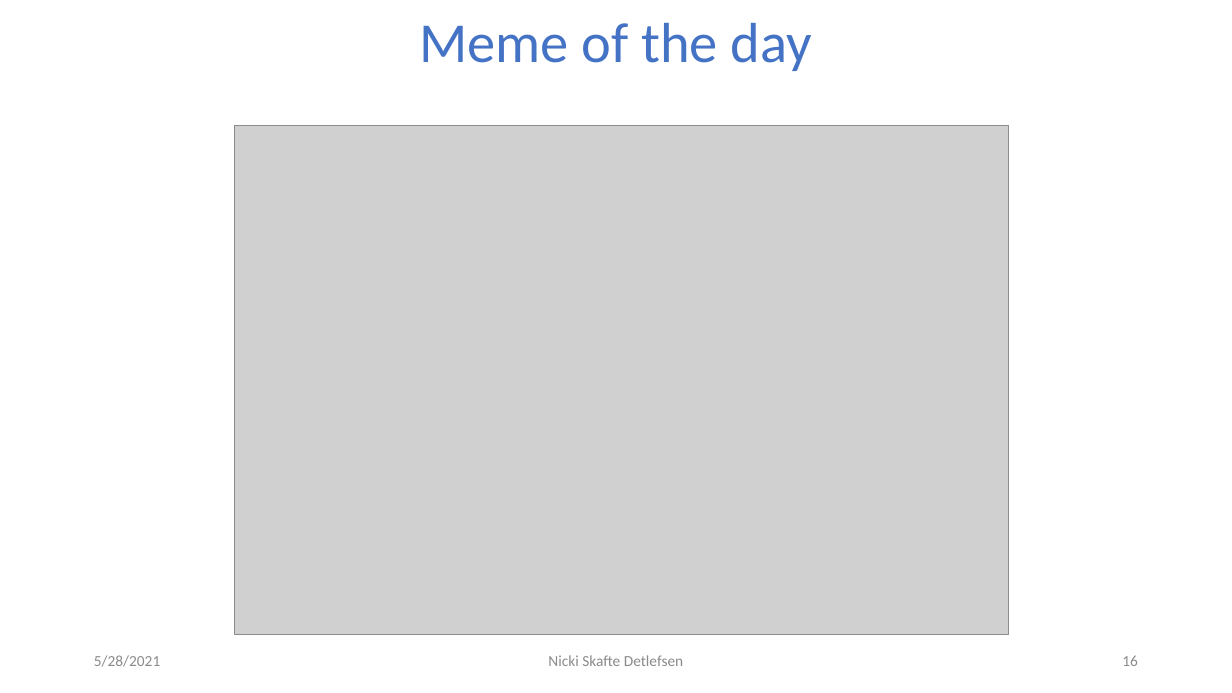
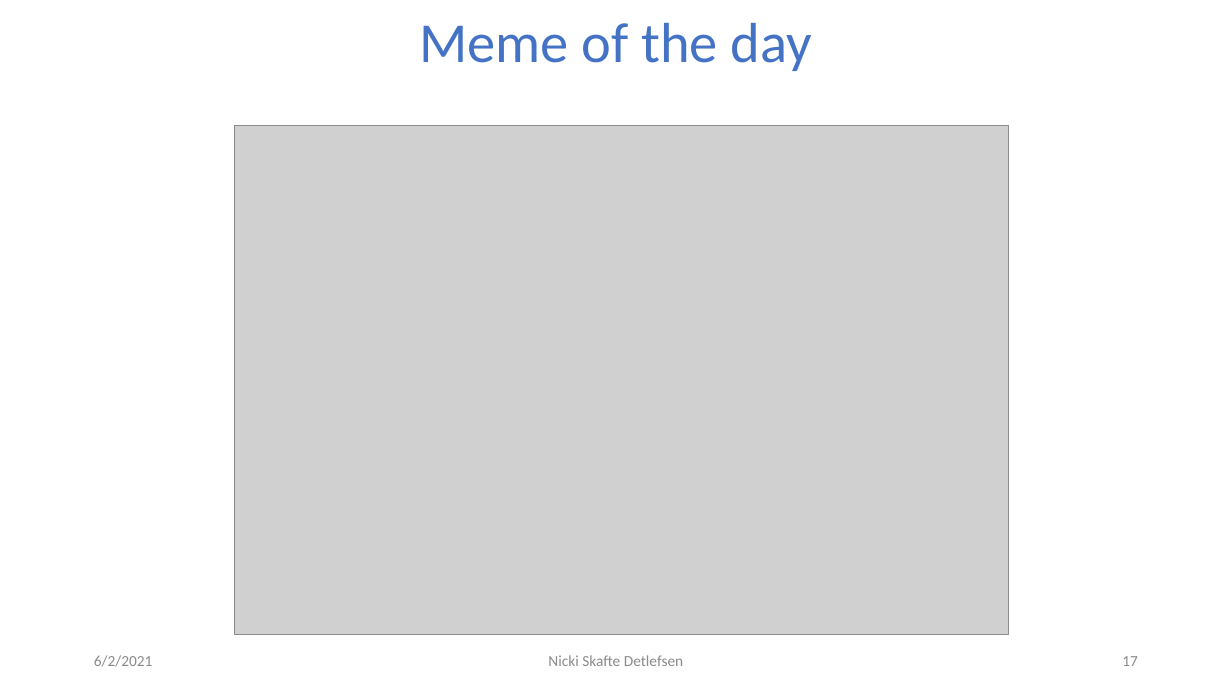
Before and after one commit to DeepEasterbunny/dtu_mlops, a slide deck: slide 17 of 01_introduction/How_autodiff_changed_the_world.pptx (slide 16 before the commit). Drawn at 1232x693 pixels with LibreOffice and Linux fonts; fonts in the diff are those of the drawing; grey boxes stand for pictures; background and template pictures are left out. Boxes give left, top, right and bottom in pixels: in the first picture for what was removed or moved away, otherwise in the second. Text is boxed around its words. In the diff, an @@ line names an element or a change of style, - is before the commit and + after.

```diff
--- a/01_introduction/How_autodiff_changed_the_world.pptx
+++ b/01_introduction/How_autodiff_changed_the_world.pptx
@@ text at (94,655,153,667): text changed @@
-5/28/2021
+6/2/2021
@@ page number at (1122,656,1138,666): text changed @@
-16
+17
```
Also in this commit, not shown: 14 other slides changed, 1 slide added, 2 other files.
